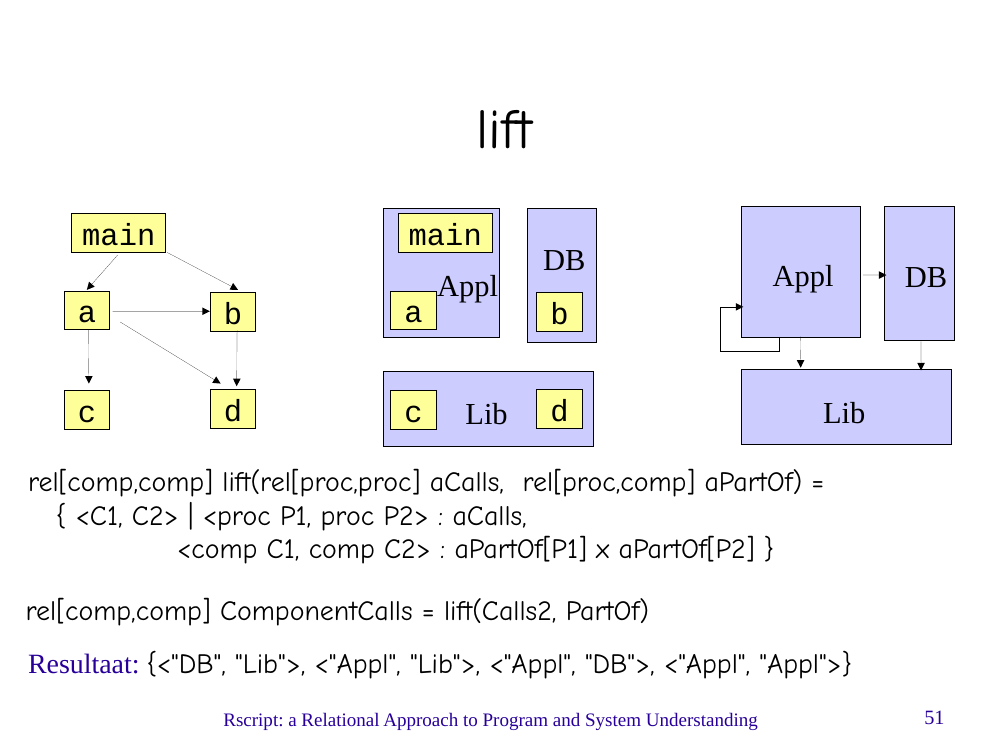
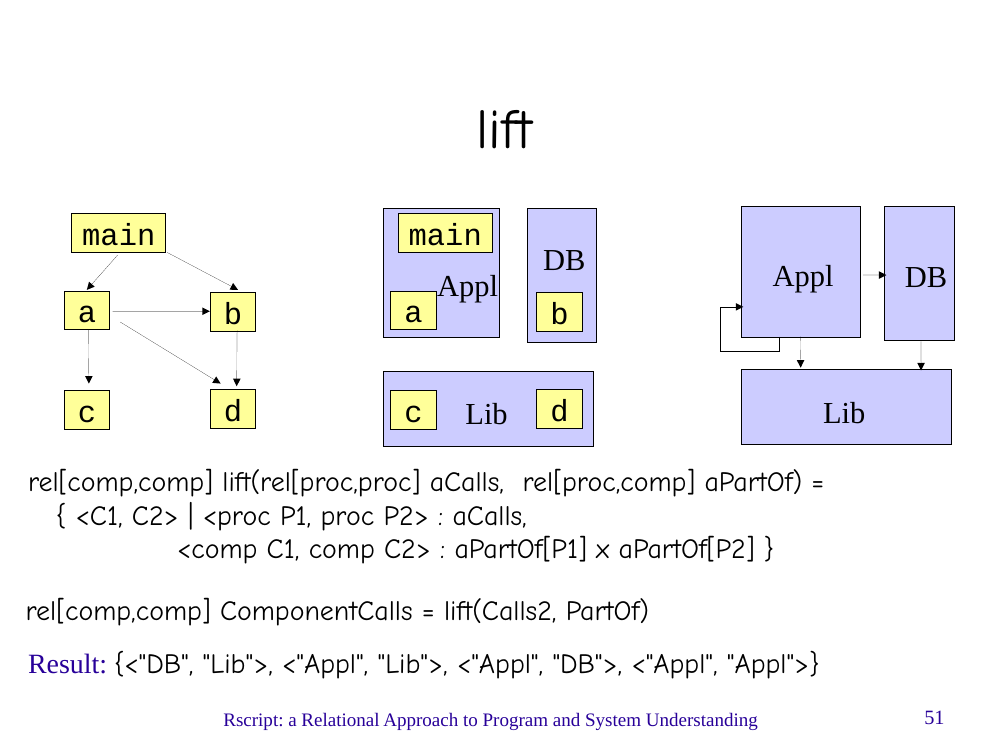
Before and after one commit to cwi-swat/meta-environment, a slide deck: slide 51 of meta-doc/analysis/rscript-slides/rscript-slides.odp. Drawn at 1008x756 pixels with LibreOffice and Linux fonts; fonts in the diff are those of the drawing; background and template pictures are left out. Boxes give left, top, right and bottom in pixels: in the first picture for what was removed or moved away, otherwise in the second. Text is boxed around its words. In the diff, an @@ line names an element or a change of style, - is before the commit and + after.

```diff
--- a/meta-doc/analysis/rscript-slides/rscript-slides.odp
+++ b/meta-doc/analysis/rscript-slides/rscript-slides.odp
@@ text at (28,650,820,679): text changed @@
-Resultaat: {<"DB", "Lib">, <"Appl", "Lib">, <"Appl", "DB">, <"Appl", "Appl">}
+Result: {<"DB", "Lib">, <"Appl", "Lib">, <"Appl", "DB">, <"Appl", "Appl">}
```
Also in this commit, not shown: 11 other slides changed, 1 slide removed, 1 other file.
